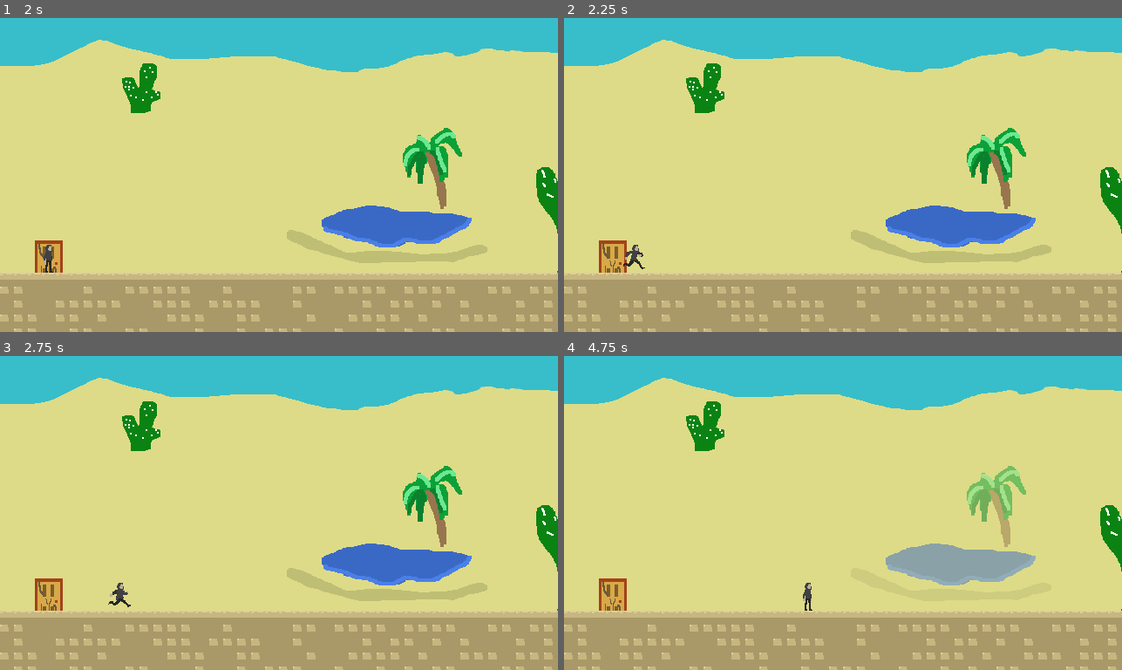
Above: before the commit, frames 1-4 (two rows, left to right).
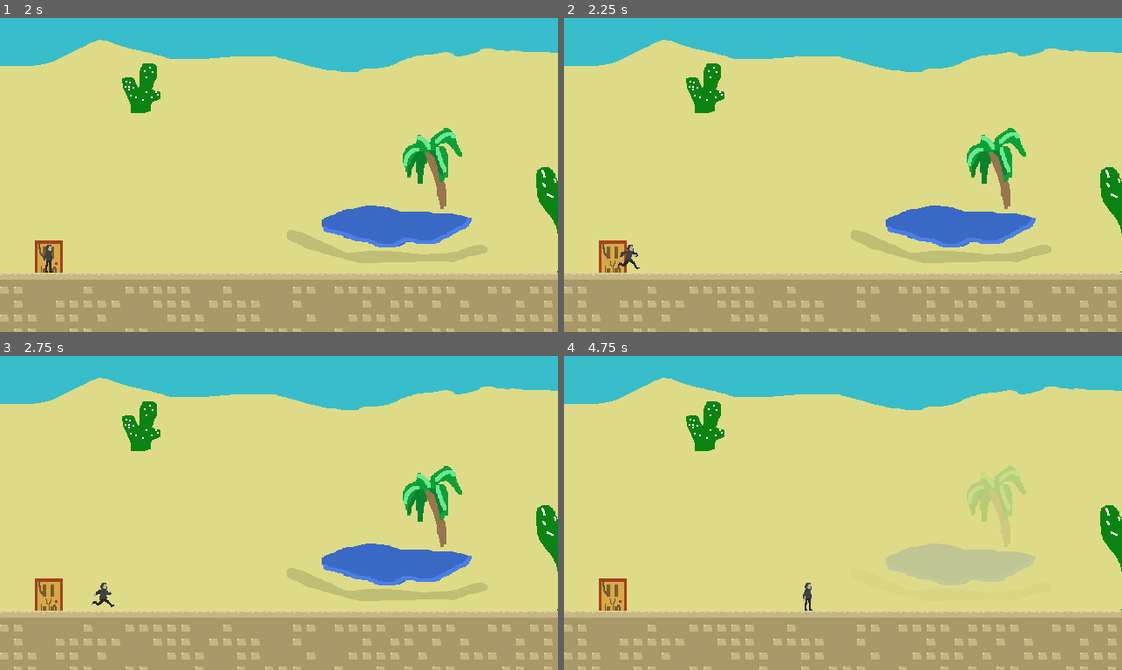
Above: after the commit, the same moments.

Repository: Aterlone/MasseyGameJam
Game: Godot game, scene res://oasis_scene.tscn
Same seed, same stepped clock (60 frames per second), same inputs: the game is played once before the commit and once after it. This scene is started directly instead of the project's main scene.
Inputs:
- Up to frame 1 (2 s): tap Enter (ui_accept) at 0.5, 0.77, 1.25, 1.52 s; hold Right (ui_right) from 0.53 s (still down)
- Up to frame 2 (2.25 s): tap Enter (ui_accept) at 2 s; release Right (ui_right) at 2.03 s; hold Left (ui_left) from 2.03 s (still down)
- Up to frame 3 (2.75 s): keep holding Left (ui_left)
- Up to frame 4 (4.75 s): release Left (ui_left) at 2.78 s; hold Right (ui_right) 2.78-4.28 s; tap Enter (ui_accept) at 3.02, 3.77, 4.52 s; hold Left (ui_left) from 4.28 s (still down)

Frame 1 is identical in both runs. In frame 2, 0.2% of the frame differs, in the area x 9-15%, y 72-80%; in frame 3, 0.2%; in frame 4, 3.6%, in the area x 57-85%, y 35-74%.

Commit message:
change cutscene

Diff:
--- a/oasis_scene.tscn
+++ b/oasis_scene.tscn
@@ -150,7 +150,7 @@
 tracks/0/interp = 1
 tracks/0/loop_wrap = true
 tracks/0/keys = {
-"times": PackedFloat32Array(0, 2, 4, 5),
+"times": PackedFloat32Array(0, 2, 4.6, 5.8),
 "transitions": PackedFloat32Array(1, 1, 1, 1),
 "update": 0,
 "values": [Vector2(504, -16), Vector2(504, -16), Vector2(728, -16), Vector2(728, -16)]
@@ -163,7 +163,7 @@
 tracks/1/loop_wrap = true
 tracks/1/keys = {
 "clips": PackedStringArray("stand", "run", "stand", "collapse"),
-"times": PackedFloat32Array(0, 2, 4, 6)
+"times": PackedFloat32Array(0, 2, 4.6, 5.7)
 }
 tracks/2/type = "value"
 tracks/2/imported = false
@@ -172,7 +172,7 @@
 tracks/2/interp = 1
 tracks/2/loop_wrap = true
 tracks/2/keys = {
-"times": PackedFloat32Array(3.8, 5.7),
+"times": PackedFloat32Array(4, 4.9),
 "transitions": PackedFloat32Array(1, 1),
 "update": 0,
 "values": [Color(1, 1, 1, 1), Color(1, 1, 1, 0)]
@@ -184,10 +184,22 @@
 tracks/3/interp = 1
 tracks/3/loop_wrap = true
 tracks/3/keys = {
-"times": PackedFloat32Array(0, 8.6, 10),
+"times": PackedFloat32Array(0, 7.2, 9.2),
 "transitions": PackedFloat32Array(1, 1, 1),
 "update": 0,
 "values": [Color(0, 0, 0, 0), Color(0, 0, 0, 0), Color(0, 0, 0, 1)]
+}
+tracks/4/type = "value"
+tracks/4/imported = false
+tracks/4/enabled = true
+tracks/4/path = NodePath("Label:visible_ratio")
+tracks/4/interp = 1
+tracks/4/loop_wrap = true
+tracks/4/keys = {
+"times": PackedFloat32Array(7.8, 9.2),
+"transitions": PackedFloat32Array(1, 1),
+"update": 0,
+"values": [0.0, 1.0]
 }
 
 [sub_resource type="Animation" id="Animation_ko26p"]
@@ -228,6 +240,18 @@
 "update": 0,
 "values": [Color(0, 0, 0, 1)]
 }
+tracks/3/type = "value"
+tracks/3/imported = false
+tracks/3/enabled = true
+tracks/3/path = NodePath("Label:visible_ratio")
+tracks/3/interp = 1
+tracks/3/loop_wrap = true
+tracks/3/keys = {
+"times": PackedFloat32Array(0),
+"transitions": PackedFloat32Array(1),
+"update": 0,
+"values": [0.0]
+}
 
 [sub_resource type="AnimationLibrary" id="AnimationLibrary_k8k3n"]
 _data = {
@@ -287,5 +311,24 @@
 offset_bottom = 896.0
 color = Color(0, 0, 0, 1)
 
+[node name="Label" type="Label" parent="."]
+anchors_preset = 8
+anchor_left = 0.5
+anchor_top = 0.5
+anchor_right = 0.5
+anchor_bottom = 0.5
+offset_left = 448.0
+offset_top = -296.0
+offset_right = 768.0
+offset_bottom = -112.0
+grow_horizontal = 2
+grow_vertical = 2
+scale = Vector2(2, 2)
+text = "THE END"
+horizontal_alignment = 1
+vertical_alignment = 1
+visible_characters = 0
+visible_ratio = 0.0
+
 [node name="Camera2D" type="Camera2D" parent="."]
 position = Vector2(768, -112)
Not shown: 1 places in main.tscn that only renumber resources
